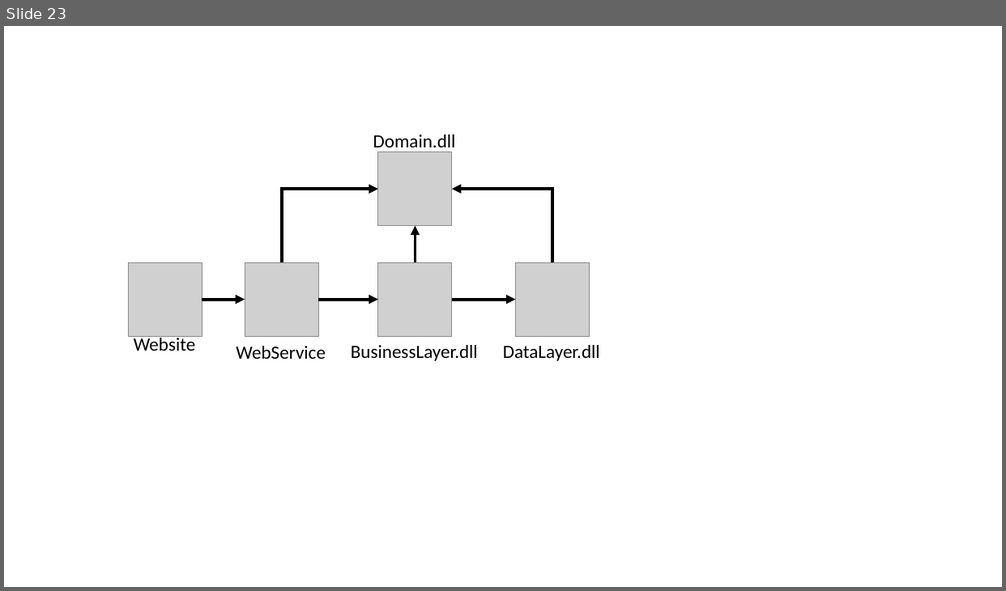
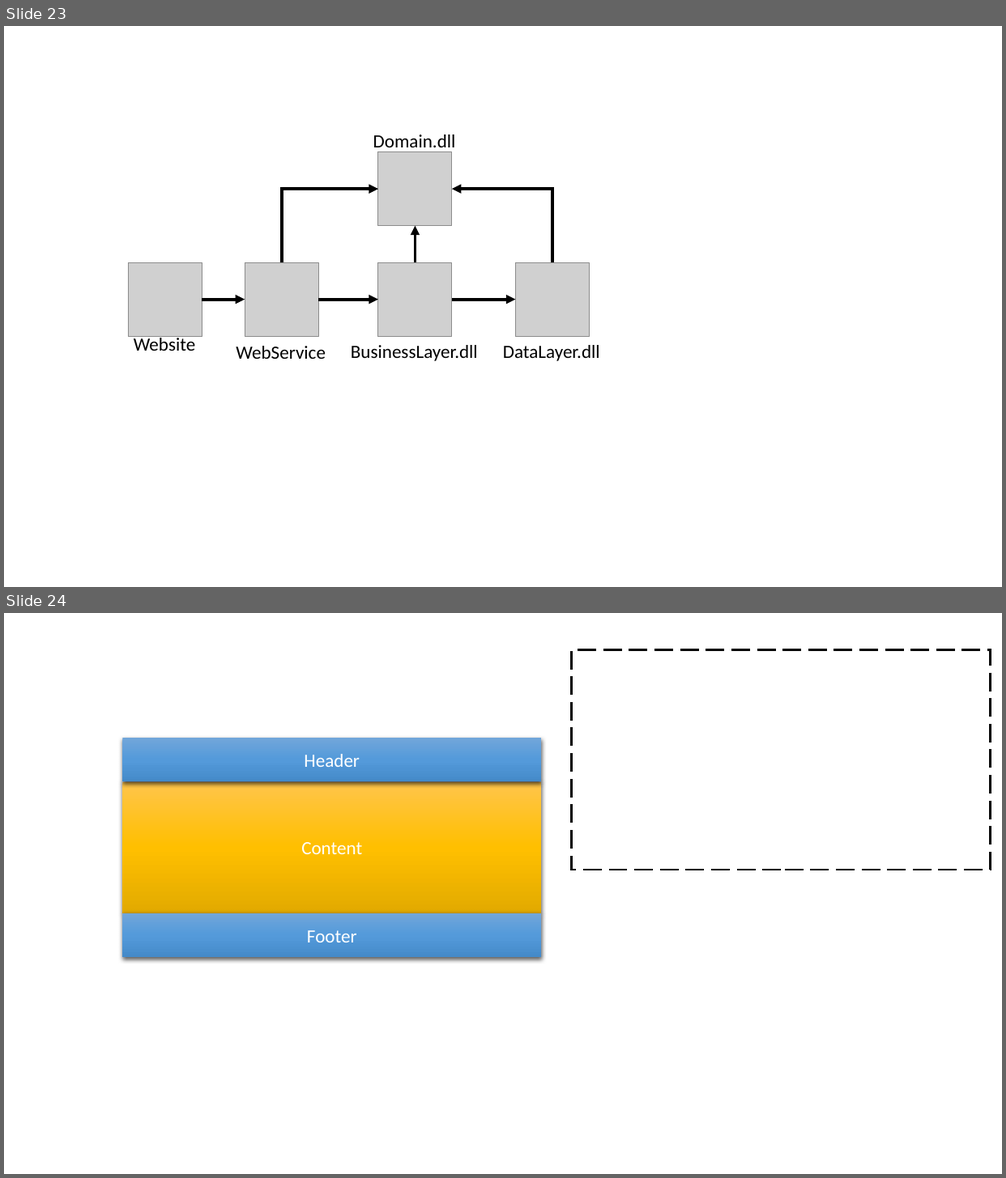
Before and after one commit to johnwu1114/blog-johnwu-cc, a slide deck: source/_assets/ironman.pptx. Shown one above the other, each under a label of ours: slide 23 before the commit, slides 23 and 24 after it. The pictures are 1006x591 and 1006x1178 pixels, drawn with LibreOffice and Linux fonts; fonts in the diff are those of the drawing; grey boxes stand for pictures. Boxes give left, top, right and bottom in pixels: in the first picture for what was removed or moved away, otherwise in the second. Text is boxed around its words. In the diff, an @@ line names an element or a change of style, - is before the commit and + after.

```diff
--- a/source/_assets/ironman.pptx
+++ b/source/_assets/ironman.pptx
@@ slide 24 added at (x1=4, y1=613, x2=1002, y2=1174), background #FFFFFF @@
@@ rectangle added at (x1=572, y1=649, x2=990, y2=870), outline #000000 2.25 pt dashed @@
@@ rectangle added at (x1=122, y1=738, x2=541, y2=782), fill gradient #71A6DB to #559BDB to #448ACA, 18 pt, text #FFFFFF @@
+Header
@@ rectangle added at (x1=122, y1=782, x2=541, y2=914), fill gradient #FFC64B to #FFC000 to #E3AB00, 18 pt, text #FFFFFF @@
+Content
@@ rectangle added at (x1=122, y1=914, x2=541, y2=957), fill gradient #71A6DB to #559BDB to #448ACA, 18 pt, text #FFFFFF @@
+Footer
```
Also in this commit, not shown: 8 other files.
